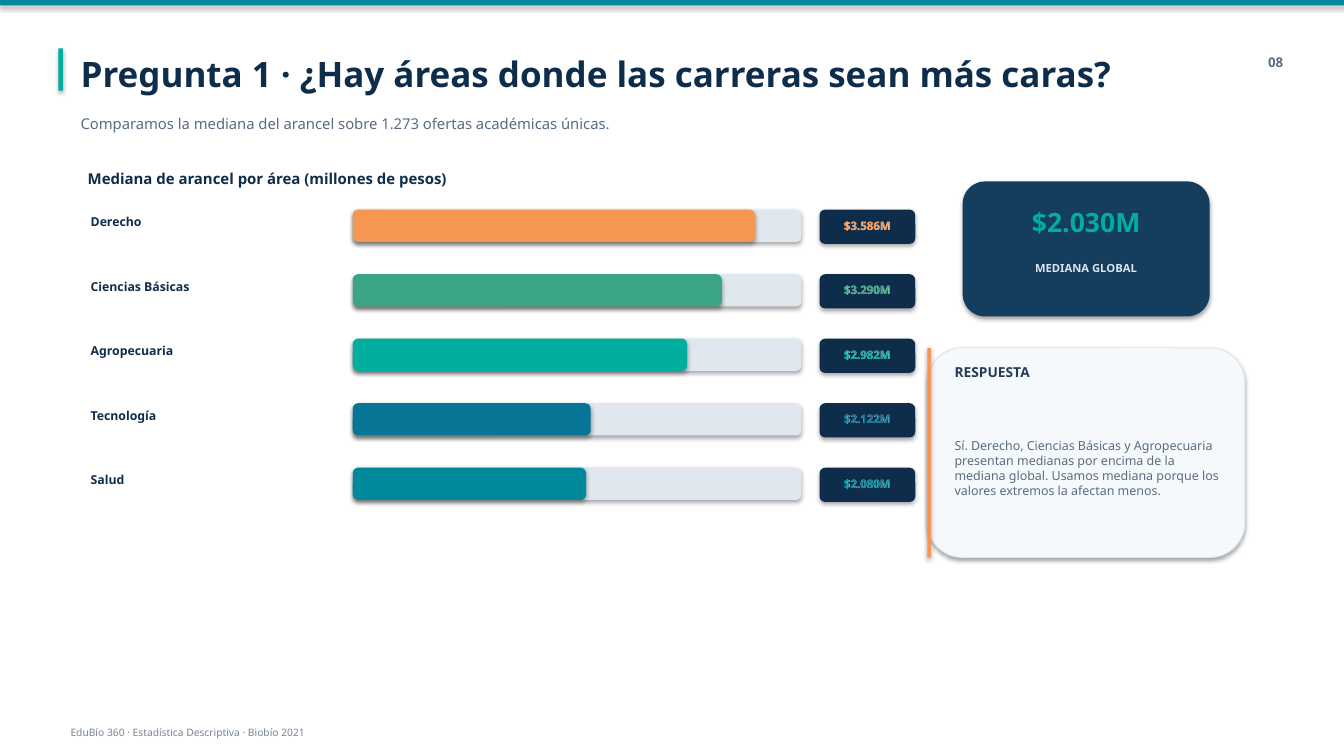
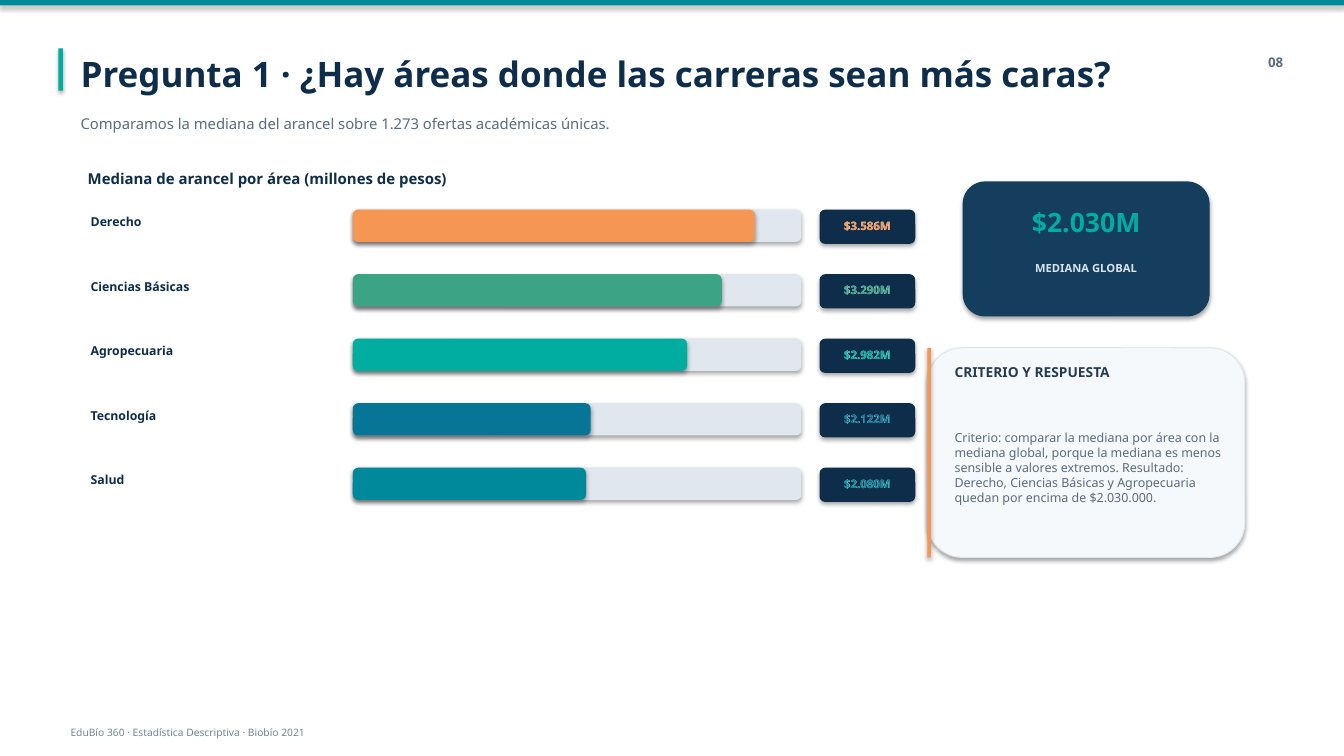
Before and after one commit to Nicricht/Estadistica.descriptiva, a slide deck: slide 8 of presentacion/Del_Acero_al_Algoritmo_Estilo_Profesor.pptx. Drawn at 1344x756 pixels with LibreOffice and Linux fonts; fonts in the diff are those of the drawing. Boxes give left, top, right and bottom in pixels: in the first picture for what was removed or moved away, otherwise in the second. Text is boxed around its words. In the diff, an @@ line names an element or a change of style, - is before the commit and + after.

```diff
--- a/presentacion/Del_Acero_al_Algoritmo_Estilo_Profesor.pptx
+++ b/presentacion/Del_Acero_al_Algoritmo_Estilo_Profesor.pptx
@@ text at (955, 367, 1110, 377): text changed @@
-RESPUESTA
+CRITERIO Y RESPUESTA
@@ text at (955, 432, 1221, 505): text changed @@
-Sí. Derecho, Ciencias Básicas y Agropecuaria presentan medianas por encima de la mediana global. Usamos mediana porque los valores extremos la afectan menos.
+Criterio: comparar la mediana por área con la mediana global, porque la mediana es menos sensible a valores extremos. Resultado: Derecho, Ciencias Básicas y Agropecuaria quedan por encima de $2.030.000.
```
Also in this commit, not shown: 1 other slide changed, 2 other files.
